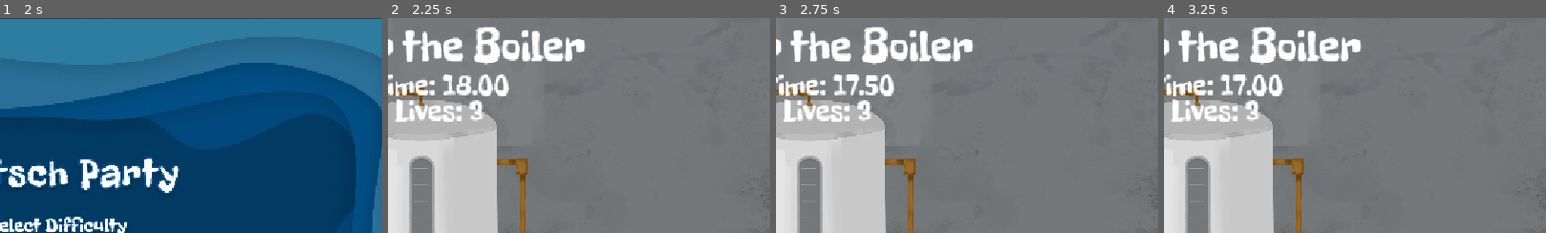
Above: before the commit, frames 1-4 (left to right).
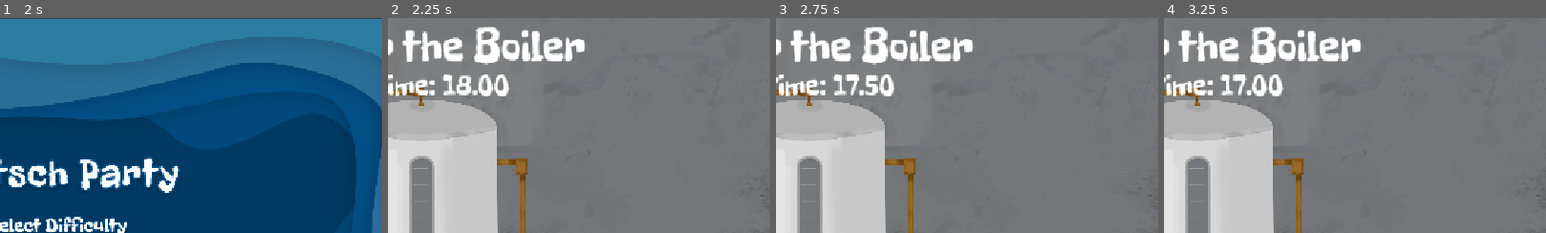
Above: after the commit, the same moments.

Repository: bldng1337/splash
Game: Godot game, scene res://main.tscn
The game is run twice, just before and just after one commit, with the same random seed, the same clock (stepped at 60 frames per second) and the same inputs. Video files are missing from this copy of the repository; at most half a second of black plays in their place. Sound files missing from this copy of the repository are replaced by a short silence.
Inputs (mouse positions are % of the whole screen's width and height, from its top left):
- Up to frame 1 (2 s): click (42, 57) at 0.5 s; click (42, 57) at 1.25 s
- Up to frame 2 (2.25 s): click (51, 70) at 2 s
- Up to frame 3 (2.75 s): no input
- Up to frame 4 (3.25 s): move the mouse to (72, 45) at 2.77 s; click (72, 45) at 2.92 s
The pictures show only the part of the screen within x 43-93%, y 0-50%; the shares and areas given below are measured in that part.

Frame 1 is identical in both runs. In frame 2, 1.1% of the frame differs, in the area x 2-25%, y 37-49%; in frame 3, 1.1%; in frame 4, 1.1%.

Commit message:
feat: add Icon Life Display

Diff:
--- a/content/W1/L2/main.tscn
+++ b/content/W1/L2/main.tscn
@@ -1,7 +1,8 @@
-[gd_scene load_steps=4 format=3 uid="uid://beu7isw2h55un"]
+[gd_scene load_steps=5 format=3 uid="uid://beu7isw2h55un"]
 
 [ext_resource type="Script" uid="uid://vp7rpyqljlxr" path="res://content/W1/L2/game.gd" id="1_2pymu"]
 [ext_resource type="FontFile" uid="uid://cegmqqby57le4" path="res://assets/FreckleFace-Regular.ttf" id="1_uhy1x"]
+[ext_resource type="Texture2D" uid="uid://b7h8528pced0" path="res://assets/W1L1/pipe_background.png" id="2_qyeiw"]
 
 [sub_resource type="LabelSettings" id="LabelSettings_2pymu"]
 font = ExtResource("1_uhy1x")
@@ -10,6 +11,11 @@
 [node name="Main" type="Node2D" node_paths=PackedStringArray("click_label")]
 script = ExtResource("1_2pymu")
 click_label = NodePath("Label2")
+
+[node name="PipeBackground" type="Sprite2D" parent="."]
+position = Vector2(574.5, 377.49994)
+scale = Vector2(1.1046295, 1.1046295)
+texture = ExtResource("2_qyeiw")
 
 [node name="Label" type="Label" parent="."]
 offset_left = 2.0
--- a/general/GameTimer.gd
+++ b/general/GameTimer.gd
@@ -3,8 +3,8 @@
 func _setup():
 	manager.hud.push_back(self)
 
-func _process(delta: float) -> void:
-	if manager.lives==0:
+func _process(_delta: float) -> void:
+	if manager.lives==0 or manager.current_screen!=null:
 		self.visible=false
 		return
 	self.visible=true
--- a/general/screens/game_over/game_over.tscn
+++ b/general/screens/game_over/game_over.tscn
@@ -22,6 +22,7 @@
 stacked_outline_2/size = 1
 
 [node name="GameOver" type="Node2D" node_paths=PackedStringArray("score_label", "time_label", "try_again_button", "main_menu_button")]
+z_index = 4096
 scale = Vector2(0.61, 0.61)
 script = ExtResource("1_58m6f")
 score_label = NodePath("CenterContainer/VBoxContainer/TextureRect/score_label")
--- a/general/screens/tween/screen.gd
+++ b/general/screens/tween/screen.gd
@@ -15,6 +15,10 @@
 @export var first:VideoStreamPlayer
 @export var second:VideoStreamPlayer
 @export var third:VideoStreamPlayer
+
+@export var first_life:Control
+@export var second_life:Control
+@export var third_life:Control
 
 @export var is_loose:bool
 @export var label:Label
@@ -48,15 +52,23 @@
 
 
 func _on_first_stopped():
-	label.visible=true
 	second.play()
 	second.visible=true
 	second.paused=false
 	first.visible=false
-	await get_tree().create_timer(1).timeout
+	label.visible=true
+	await get_tree().create_timer(0.1).timeout
+	var life=manager.lives
+	first_life.visible=life>0
+	second_life.visible=life>1
+	third_life.visible=life>2
+	await get_tree().create_timer(0.9).timeout
 	label.visible=true
 	await get_tree().create_timer(1.6).timeout
 	label.visible=false
+	first_life.visible=false
+	second_life.visible=false
+	third_life.visible=false
 	manager.next_game()
 
 
--- a/general/screens/tween/tween.tscn
+++ b/general/screens/tween/tween.tscn
@@ -1,9 +1,10 @@
-[gd_scene load_steps=7 format=3 uid="uid://c4xsfpwbl6tfg"]
+[gd_scene load_steps=8 format=3 uid="uid://c4xsfpwbl6tfg"]
 
 [ext_resource type="Script" uid="uid://enrije6na2kk" path="res://general/screens/tween/screen.gd" id="1_g82o2"]
 [ext_resource type="VideoStream" uid="uid://7cglb6lhwdcp" path="res://assets/win_tween/middle.ogv" id="1_sknpr"]
 [ext_resource type="Shader" uid="uid://b1r3y565ccb3i" path="res://general/screens/tween/transparent.gdshader" id="2_ey30w"]
 [ext_resource type="FontFile" uid="uid://c3u6a3fnigfgr" path="res://assets/Poppins-Bold.ttf" id="2_g82o2"]
+[ext_resource type="Texture2D" uid="uid://bolpvohnlqxdh" path="res://assets/water drop.png" id="5_4dovd"]
 
 [sub_resource type="ShaderMaterial" id="ShaderMaterial_4dovd"]
 shader = ExtResource("2_ey30w")
@@ -20,13 +21,16 @@
 stacked_outline_1/size = 1
 stacked_outline_2/size = 1
 
-[node name="TweenLoose" type="Node2D" node_paths=PackedStringArray("first", "second", "third", "label")]
+[node name="TweenLoose" type="Node2D" node_paths=PackedStringArray("first", "second", "third", "first_life", "second_life", "third_life", "label")]
 z_index = 4096
 scale = Vector2(0.6, 0.6)
 script = ExtResource("1_g82o2")
 first = NodePath("VideoStreamPlayer")
 second = NodePath("VideoStreamPlayer2")
 third = NodePath("VideoStreamPlayer3")
+first_life = NodePath("CenterContainer/HBoxContainer/TextureRect")
+second_life = NodePath("CenterContainer/HBoxContainer/TextureRect2")
+third_life = NodePath("CenterContainer/HBoxContainer/TextureRect3")
 label = NodePath("time_label")
 
 [node name="VideoStreamPlayer3" type="VideoStreamPlayer" parent="."]
@@ -54,6 +58,7 @@
 
 [node name="time_label" type="Label" parent="."]
 visible = false
+modulate = Color(1, 1, 1, 0.96862745)
 z_index = 10
 texture_filter = 4
 offset_left = 3.557251
@@ -64,3 +69,39 @@
 label_settings = SubResource("LabelSettings_ka8hw")
 horizontal_alignment = 1
 vertical_alignment = 1
+
+[node name="CenterContainer" type="CenterContainer" parent="."]
+modulate = Color(1, 1, 1, 0.91764706)
+offset_top = 369.71286
+offset_right = 19157.37
+offset_bottom = 1712.4558
+scale = Vector2(0.1, 0.1)
+
+[node name="HBoxContainer" type="HBoxContainer" parent="CenterContainer"]
+layout_mode = 2
+
+[node name="TextureRect" type="TextureRect" parent="CenterContainer/HBoxContainer"]
+visible = false
+layout_mode = 2
+texture = ExtResource("5_4dovd")
+stretch_mode = 5
+
+[node name="Control" type="Control" parent="CenterContainer/HBoxContainer"]
+custom_minimum_size = Vector2(200, 0)
+layout_mode = 2
+
+[node name="TextureRect2" type="TextureRect" parent="CenterContainer/HBoxContainer"]
+visible = false
+layout_mode = 2
+texture = ExtResource("5_4dovd")
+stretch_mode = 5
+
+[node name="Control2" type="Control" parent="CenterContainer/HBoxContainer"]
+custom_minimum_size = Vector2(200, 0)
+layout_mode = 2
+
+[node name="TextureRect3" type="TextureRect" parent="CenterContainer/HBoxContainer"]
+visible = false
+layout_mode = 2
+texture = ExtResource("5_4dovd")
+stretch_mode = 5
--- a/main.tscn
+++ b/main.tscn
@@ -1,8 +1,7 @@
-[gd_scene load_steps=6 format=3 uid="uid://cbialo1q0ae7i"]
+[gd_scene load_steps=5 format=3 uid="uid://cbialo1q0ae7i"]
 
 [ext_resource type="FontFile" uid="uid://cegmqqby57le4" path="res://assets/FreckleFace-Regular.ttf" id="1_ig7tw"]
 [ext_resource type="Script" uid="uid://cn8orv7efqmo1" path="res://general/GameTimer.gd" id="2_0xm2m"]
-[ext_resource type="Script" uid="uid://x6gw66kb6443" path="res://general/LifeDisplay.gd" id="3_h2yge"]
 [ext_resource type="AudioStream" uid="uid://462sj7y5g7do" path="res://assets/Music/easy.wav" id="4_1bvp3"]
 
 [sub_resource type="LabelSettings" id="LabelSettings_0xm2m"]
@@ -21,16 +20,6 @@
 horizontal_alignment = 1
 script = ExtResource("2_0xm2m")
 
-[node name="Label2" type="Label" parent="."]
-offset_left = -2.0
-offset_top = 113.0
-offset_right = 1151.0
-offset_bottom = 168.0
-text = "12"
-label_settings = SubResource("LabelSettings_0xm2m")
-horizontal_alignment = 1
-script = ExtResource("3_h2yge")
-
 [node name="AudioStreamPlayer2D" type="AudioStreamPlayer2D" parent="."]
 stream = ExtResource("4_1bvp3")
 volume_db = -2.0
Not shown, added: assets/water drop.png.import
